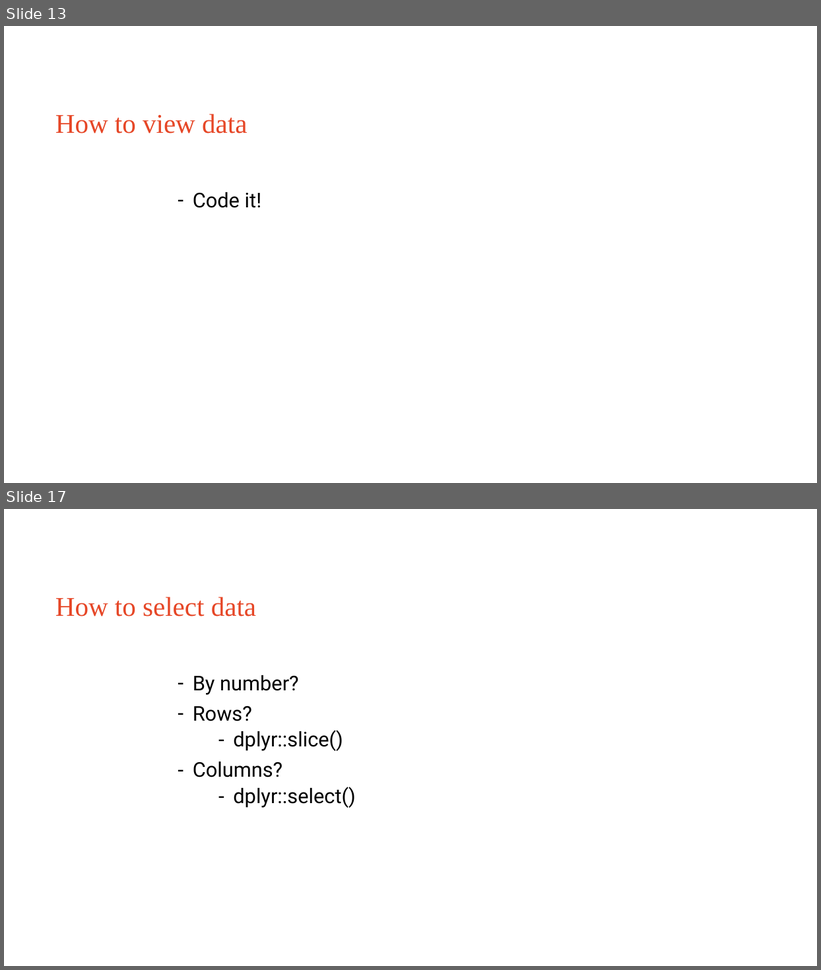
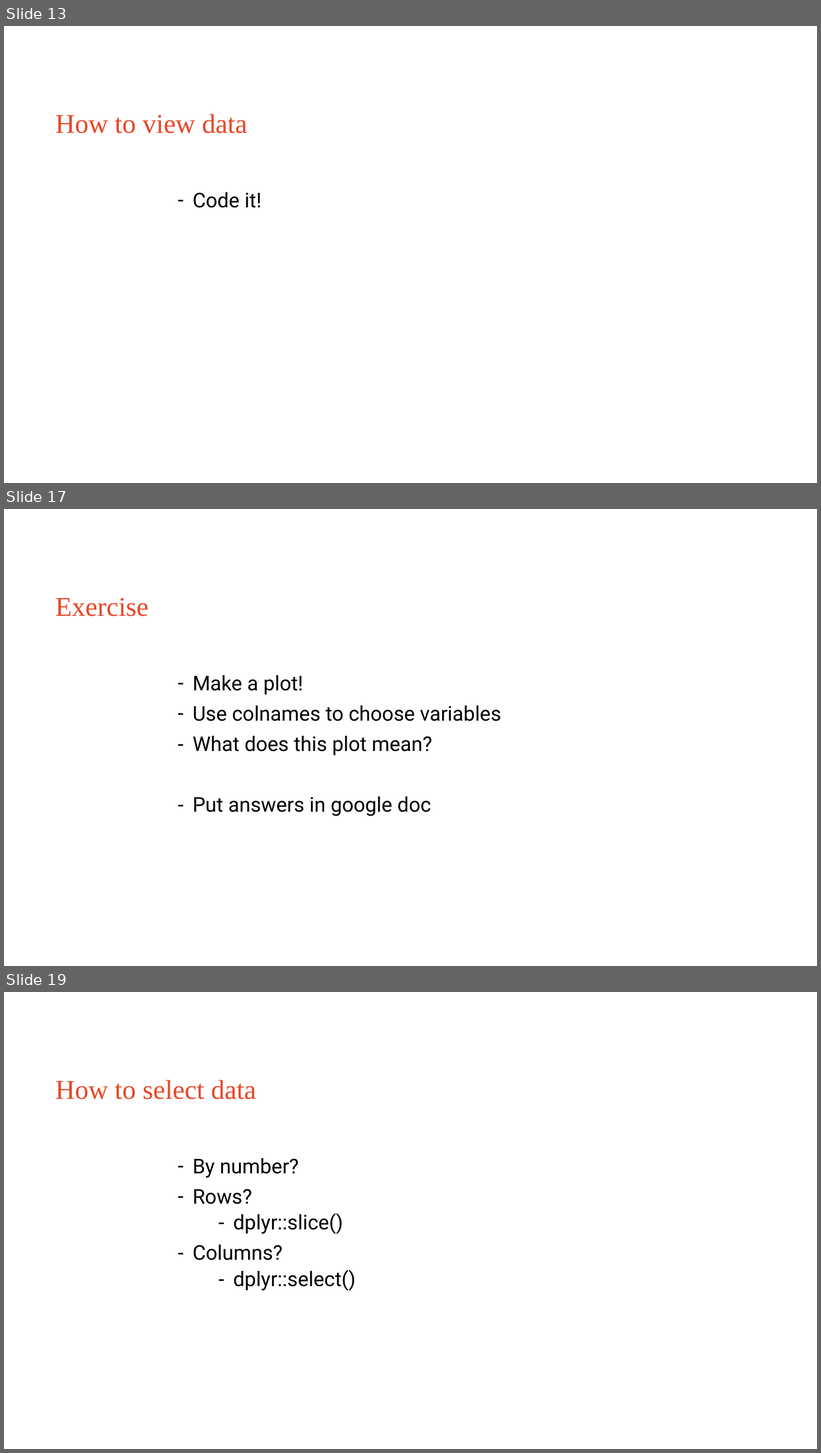
Before and after one commit to Sydney-Informatics-Hub/EDAinR, a slide deck: eda_r.pptx. Shown one above the other, each under a label of ours: slides 13 and 17 before the commit, slides 13, 17 and 19 after it; the slides between them are not shown. The pictures are 821x970 and 821x1453 pixels, drawn with LibreOffice and Linux fonts; fonts in the diff are those of the drawing. Boxes give left, top, right and bottom in pixels: in the first picture for what was removed or moved away, otherwise in the second. Text is boxed around its words. In the diff, an @@ line names an element or a change of style, - is before the commit and + after.

```diff
--- a/eda_r.pptx
+++ b/eda_r.pptx
@@ slide 17 added at box(4, 509, 817, 966), background #FFFFFF @@
@@ title added at box(55, 598, 149, 617), 32 pt, text #E64626 @@
+Exercise
@@ text added at box(193, 675, 501, 817), 24 pt, text #000000 @@
+– Make a plot!
+– Use colnames to choose variables
+– What does this plot mean?
+– Put answers in google doc
@@ what was slide 17 is now slide 19 @@
```
Also in this commit, not shown: 3 slides changed, 4 other slides added, 1 other file.
